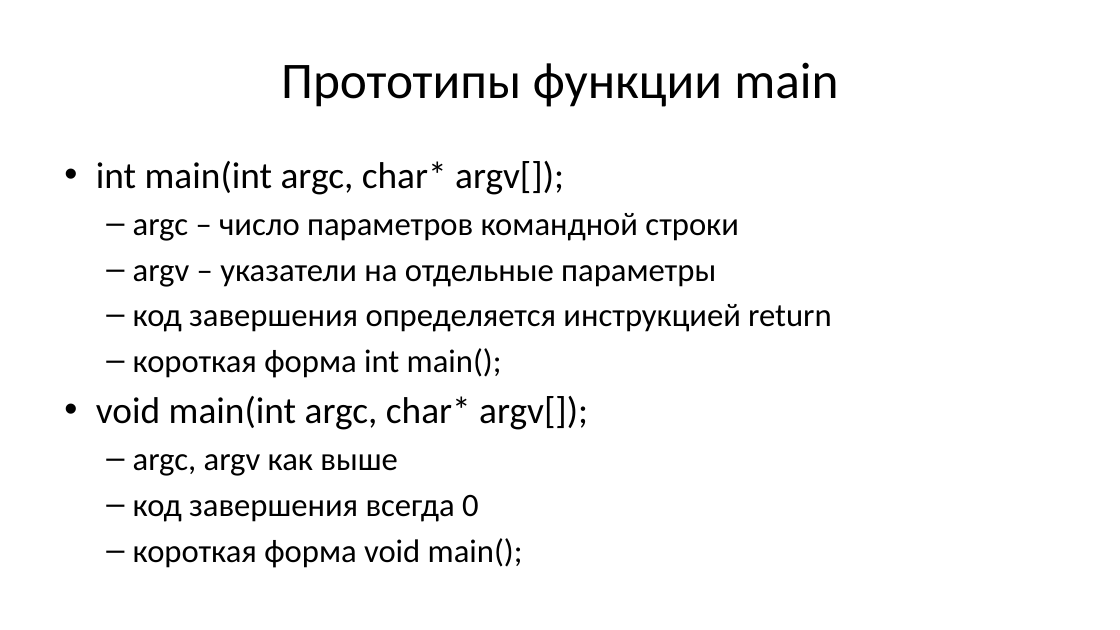
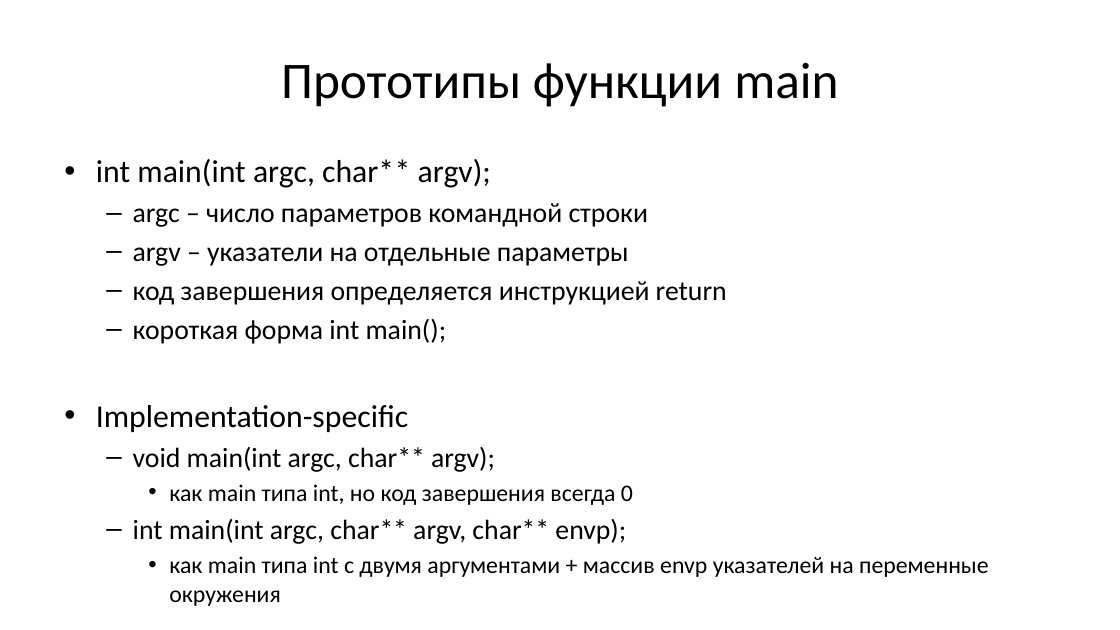
Before and after one commit to Evgueni-Petrov-aka-espetrov/Algorithms-and-Programming-in-C-pptx, a slide deck: slide 83 of 05 Функции.pptx. Drawn at 1120x630 pixels with LibreOffice and Linux fonts; fonts in the diff are those of the drawing. Boxes give left, top, right and bottom in pixels: in the first picture for what was removed or moved away, otherwise in the second. Text is boxed around its words. In the diff, an @@ line names an element or a change of style, - is before the commit and + after.

Commit message:
void main is implementation-specific

```diff
--- a/05 Функции.pptx
+++ b/05 Функции.pptx
@@ text at bbox=[96, 159, 491, 188]: text changed; size 32 to 27.2 pt @@
-• int main(int argc, char* argv[]);
+• int main(int argc, char** argv);
@@ text at bbox=[133, 203, 727, 344]: size 28 to 23.8 pt in "argc – число параметров командной строки", "argv – указатели на отдельные параметры", "код завершения определяется инструкцией return", "короткая форма int main();" @@
@@ text at bbox=[96, 405, 988, 577]: text changed; size 28 to 20.4 pt @@
-• void main(int argc, char* argv[]);
-  – argc, argv как выше
-  – код завершения всегда 0
-  – короткая форма void main();
+• Implementation-specific
+  – void main(int argc, char** argv);
+    • как main типа int, но код завершения всегда 0
+  – int main(int argc, char** argv, char** envp);
+    • как main типа int с двумя аргументами + массив envp указателей на переменные окружения
```
Also in this commit, not shown: 2 other slides changed.
